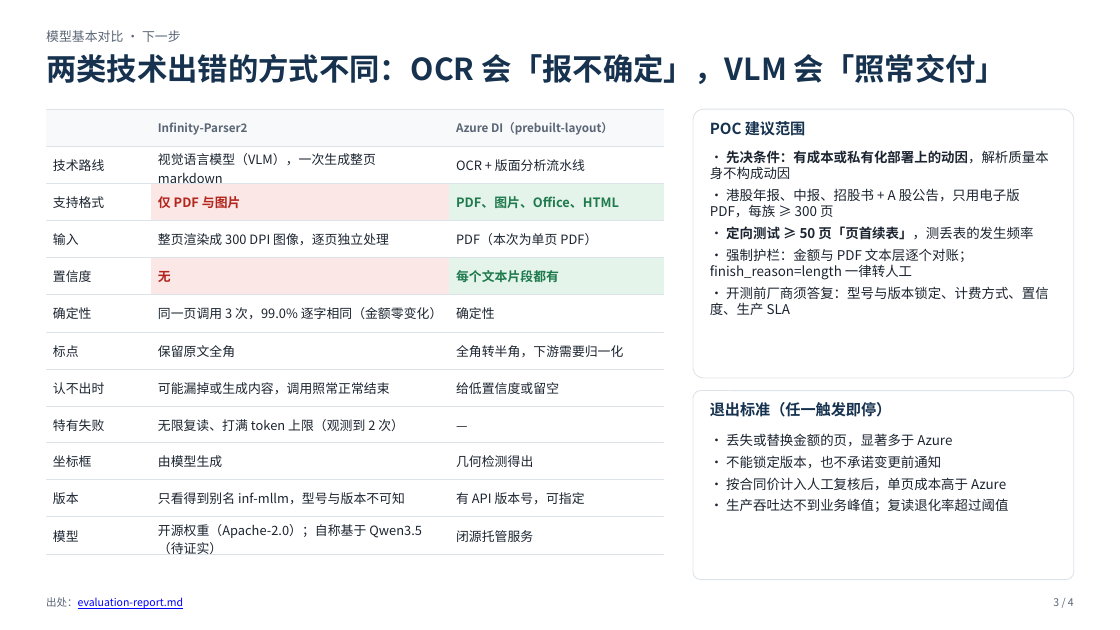
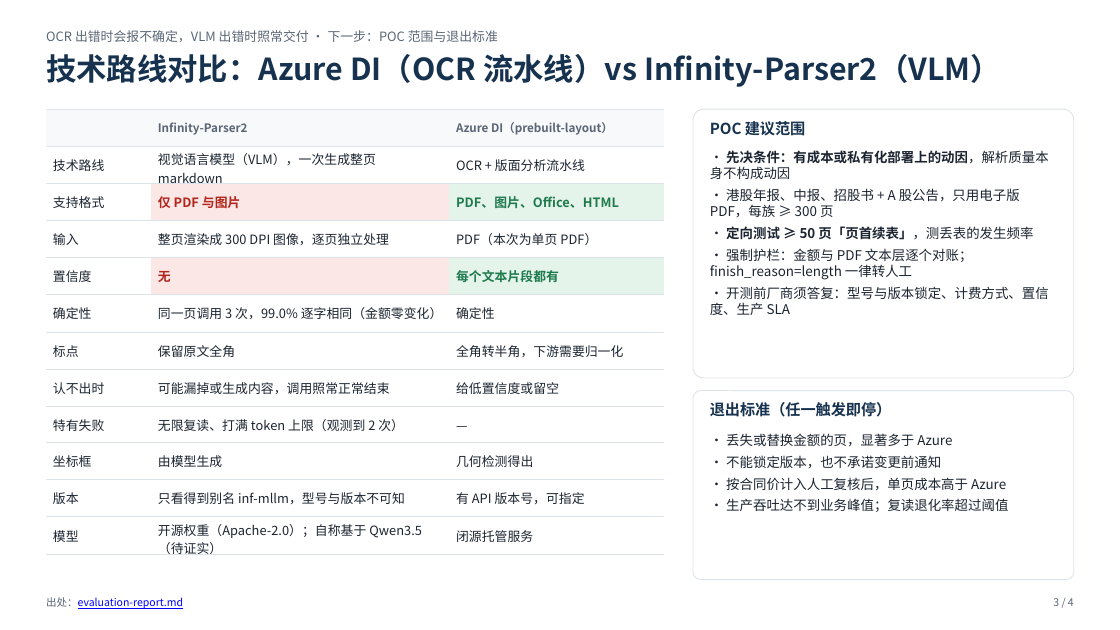
Before and after one commit to gejun2008/doc-parser-eval, a slide deck: slide 3 of docs/briefing-deck.pptx. Drawn at 1120x630 pixels with LibreOffice and Linux fonts; fonts in the diff are those of the drawing. Boxes give left, top, right and bottom in pixels: in the first picture for what was removed or moved away, otherwise in the second. Text is boxed around its words. In the diff, an @@ line names an element or a change of style, - is before the commit and + after.

```diff
--- a/docs/briefing-deck.pptx
+++ b/docs/briefing-deck.pptx
@@ text at [46,30,498,42]: text changed @@
-模型基本对比 · 下一步
+OCR 出错时会报不确定，VLM 出错时照常交付 · 下一步：POC 范围与退出标准
@@ text at [46,54,1001,87]: text changed @@
-两类技术出错的方式不同：OCR 会「报不确定」，VLM 会「照常交付」
+技术路线对比：Azure DI（OCR 流水线）vs Infinity-Parser2（VLM）
```
Also in this commit, not shown: 3 other slides changed, 2 other files.
